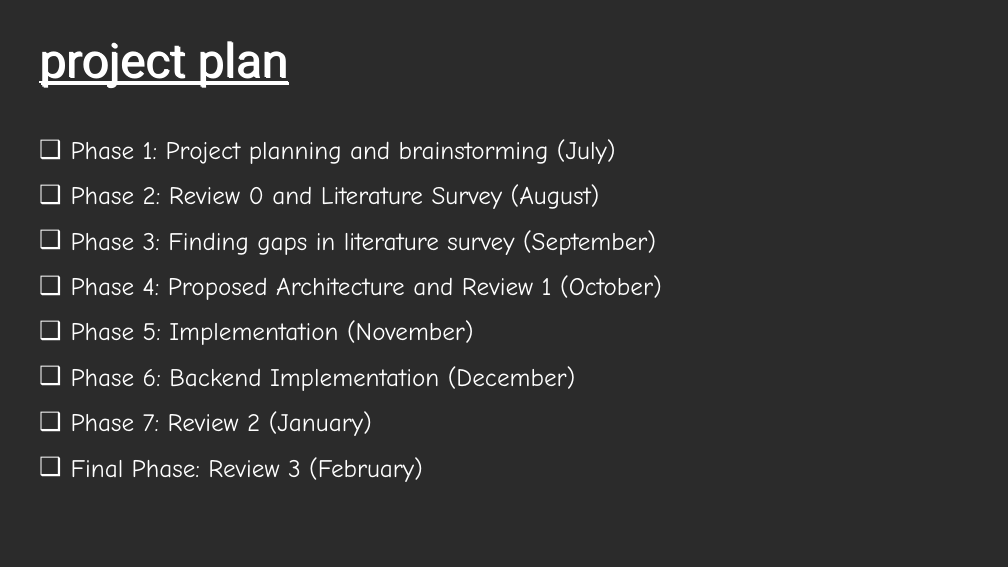
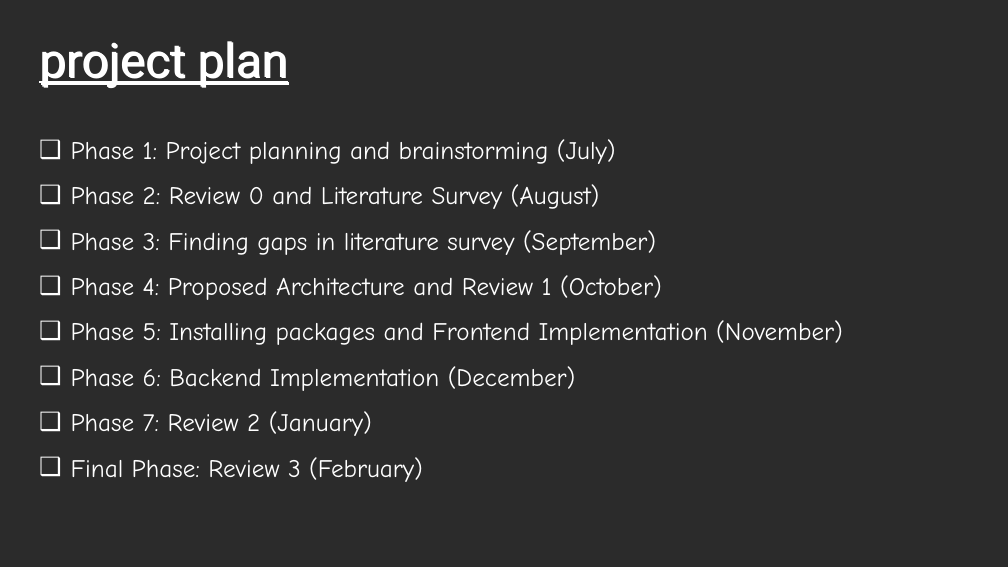
Before and after one commit to Sahithya132002/Final-Year-Project, a slide deck: slide 9 of Review 1.pptx (slide 8 before the commit). Drawn at 1008x567 pixels with LibreOffice and Linux fonts; fonts in the diff are those of the drawing; background and template pictures are left out; a plain dark background stands for a picture behind light text. Boxes give left, top, right and bottom in pixels: in the first picture for what was removed or moved away, otherwise in the second. Text is boxed around its words. In the diff, an @@ line names an element or a change of style, - is before the commit and + after.

Commit message:
Implementation

```diff
--- a/Review 1.pptx
+++ b/Review 1.pptx
@@ text at box(71, 320, 843, 345): text changed @@
-❑ Phase 5: Implementation (November)
+❑ Phase 5: Installing packages and Frontend Implementation (November)
```
Also in this commit, not shown: 2 other slides changed, 1 slide added, 20 other files.
